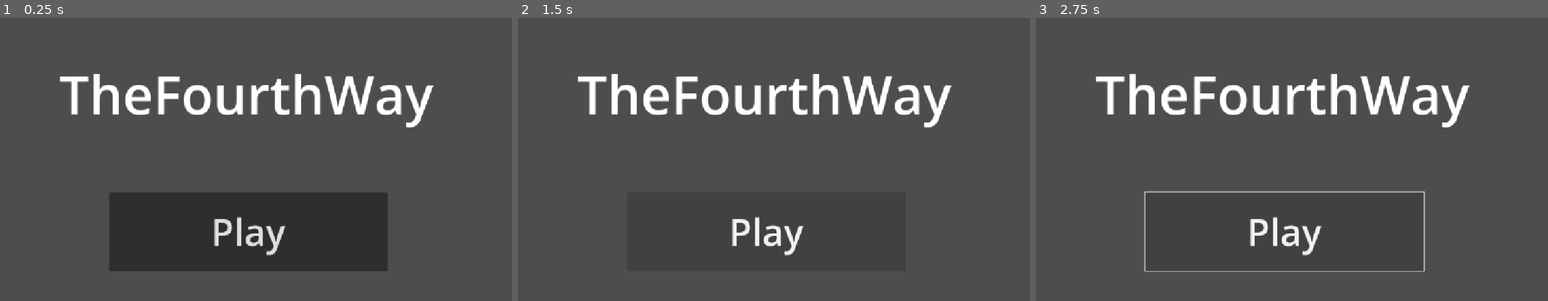
Above: before the commit, frames 1-3 (left to right).
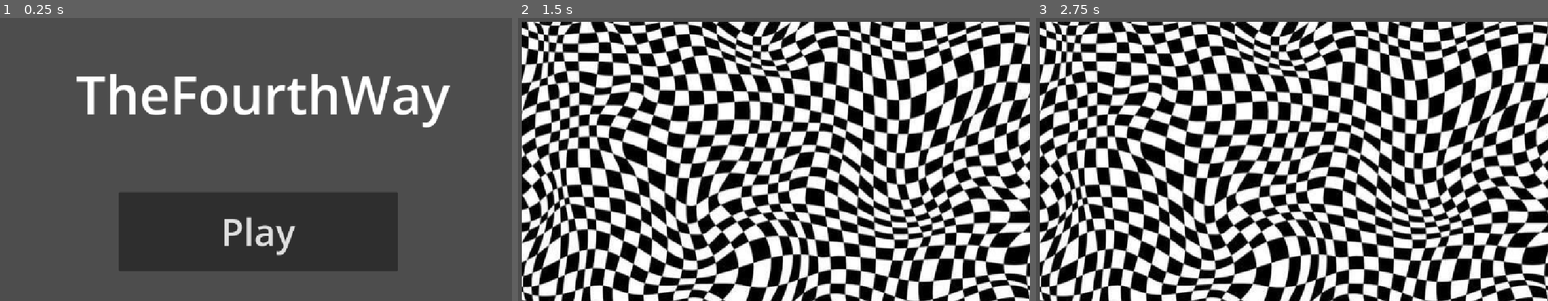
Above: after the commit, the same moments.

Repository: l3afai/haven-jame-gam
Game: Godot game, scene res://main-menu.tscn
The game is run twice, just before and just after one commit, with the same random seed, the same clock (stepped at 60 frames per second) and the same inputs. This scene is started directly instead of the project's main scene.
Inputs (mouse positions are in pixels of both pictures, inside the frame that each line leads up to):
- Up to frame 1 (0.25 s): no input
- Up to frame 2 (1.5 s): click "Play" at 0.5 s; click (768, 230) at 1.25 s, where only the run before the commit has a clickable "Play"
- Up to frame 3 (2.75 s): tap Enter (ui_accept) at 2, 2.27 s; hold Right (ui_right) from 2.03 s (still down)

The runs differ from the first frame. In frame 1, 6.9% of the frame differs, in the area x 11-88%, y 19-90%; in frame 2, 92%; in frame 3, 92%, in the area x 0-100%, y 1-100%.

Commit message:
add background music

Diff:
--- a/main-menu.tscn
+++ b/main-menu.tscn
@@ -1,4 +1,7 @@
 [gd_scene format=3 uid="uid://bituuckb63r4l"]
+
+[ext_resource type="Script" uid="uid://bwbk6yu07y0db" path="res://main_menu.gd" id="1_gvk52"]
+[ext_resource type="AudioStream" uid="uid://cm8gbyaul60q5" path="res://music.wav" id="2_j3jwc"]
 
 [node name="Control" type="Control" unique_id=1879123704]
 layout_mode = 3
@@ -7,21 +10,29 @@
 anchor_bottom = 1.0
 grow_horizontal = 2
 grow_vertical = 2
+script = ExtResource("1_gvk52")
 
 [node name="Button" type="Button" parent="." unique_id=287460032]
 layout_mode = 0
-offset_left = 252.0
+offset_left = 274.0
 offset_top = 405.0
-offset_right = 875.0
+offset_right = 897.0
 offset_bottom = 581.0
 theme_override_font_sizes/font_size = 83
 text = "Play"
 
 [node name="Label" type="Label" parent="." unique_id=442911041]
 layout_mode = 0
-offset_left = 141.0
+offset_left = 178.0
 offset_top = 104.0
-offset_right = 987.0
+offset_right = 1024.0
 offset_bottom = 266.0
 theme_override_font_sizes/font_size = 118
 text = "TheFourthWay"
+
+[node name="AudioStreamPlayer2D" type="AudioStreamPlayer2D" parent="." unique_id=2052812931]
+stream = ExtResource("2_j3jwc")
+volume_db = 1.5
+autoplay = true
+
+[connection signal="pressed" from="Button" to="." method="_on_button_pressed"]
--- /dev/null
+++ b/main_menu.gd
@@ -0,0 +1,15 @@
+extends Control
+
+
+# Called when the node enters the scene tree for the first time.
+func _ready() -> void:
+	pass # Replace with function body.
+
+
+# Called every frame. 'delta' is the elapsed time since the previous frame.
+func _process(delta: float) -> void:
+	pass
+
+
+func _on_button_pressed() -> void:
+	get_tree().change_scene_to_file("res://dimension-template.tscn")
Not shown, added: main_menu.gd.uid
Not shown, changed: music.wav.import
